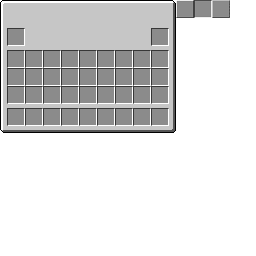
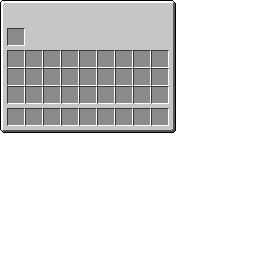
Two versions of the same layered image (256 × 256). Layer-by-layer changes:
painted on "Layer 1" over [151,0,230,46]
